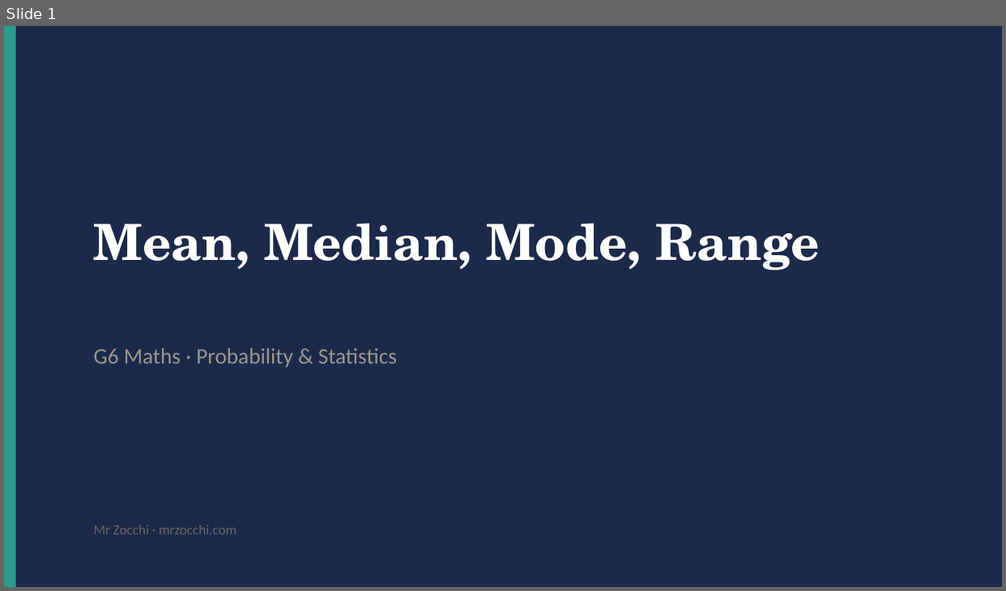
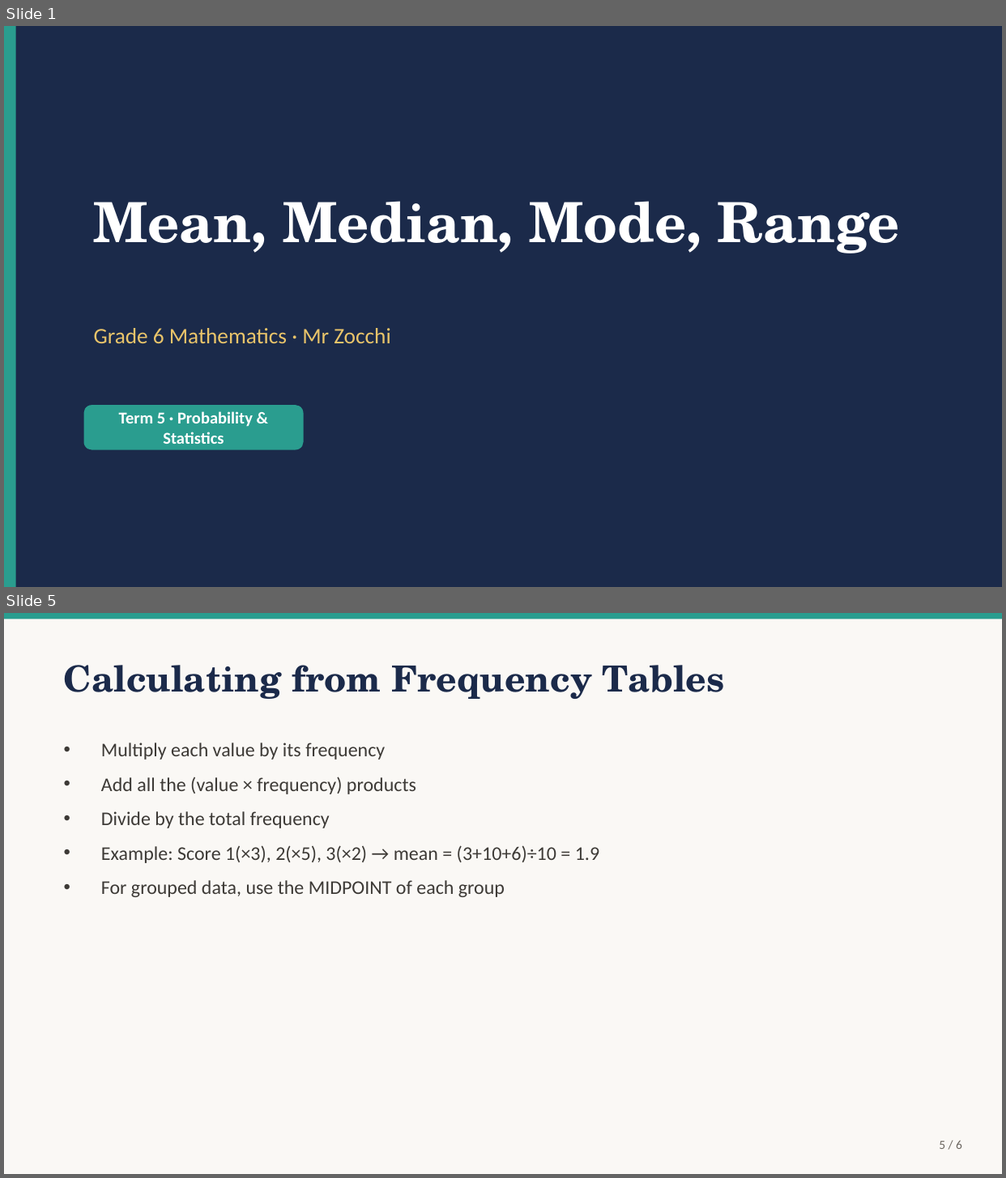
Before and after one commit to briscorey/mrzocchi, a slide deck: static/ppts/G6_Math_T5_Averages.pptx. Shown one above the other, each under a label of ours: slide 1 before the commit, slides 1 and 5 after it; the slides between them are not shown. The pictures are 1006x591 and 1006x1178 pixels, drawn with LibreOffice and Linux fonts; fonts in the diff are those of the drawing. Boxes give left, top, right and bottom in pixels: in the first picture for what was removed or moved away, otherwise in the second. Text is boxed around its words. In the diff, an @@ line names an element or a change of style, - is before the commit and + after.

Commit message:
feat: 60 real PowerPoints for all G6 Science and Maths
Complete set of educational presentations with real content:

G6 SCIENCE (30 PPTs):
T1 Scientific Skills: Lab Safety, Scientific Method, Variables,
   Measurement & Units, Data & Graphs, Full Revision
T2 Chemistry: Particle Model, States of Matter, Changes of State,
   Mixtures & Solutions, Separating Mixtures, Full Revision
T3 Earth Science: Earth's Layers, Convection Currents, Plate
   Boundaries, Continental Drift, Earthquakes & Volcanoes, Full Revision
T4 Ecology: Ecosystems & Habitats, Food Chains & Webs, Adaptations,
   Human Impact, Biodiversity, Full Revision
T5 Space Science: Solar System, Earth/Sun/Moon, Seasons & Axial Tilt,
   Day & Night, Space Exploration, Full Revision

G6 MATHS (30 PPTs):
T1 Number Sense: Place Value, Rounding & Estimation, BIDMAS,
   Negative Numbers, Factors/Multiples/Primes, Full Revision
T2 Fractions & Decimals: Understanding Fractions, Equivalent &
   Simplifying, Adding/Subtracting, Multiplying/Dividing,
   Decimals & Percentages, Full Revision
T3 Geometry: Perimeter, Area, Surface Area, Volume, Capacity,
   Full Revision
T4 Algebra: Expressions, Substitution, One-Step Equations,
   Two-Step Equations, Sequences & Patterns, Full Revision
T5 Probability & Statistics: Collecting Data, Averages,
   Charts & Graphs, Probability Basics, Experimental vs
   Theoretical, Full Revision

DESIGN: Navy/teal/gold palette matching mrzocchi.com.
4 slide layouts: big-idea, cards (2-3 grid), two-column, default.
Title slide + 3-4 content slides + summary slide per topic.
Total: ~300 slides across 60 presentations.

```diff
--- a/static/ppts/G6_Math_T5_Averages.pptx
+++ b/static/ppts/G6_Math_T5_Averages.pptx
@@ slide 5 added at bbox=[4, 613, 1002, 1174], background #FAF8F5 @@
@@ rectangle added at bbox=[4, 613, 1002, 619], fill #2A9D8F @@
@@ text added at bbox=[64, 665, 725, 699], 26 pt, text #1B2A4A, bold @@
+Calculating from Frequency Tables
@@ text added at bbox=[101, 743, 599, 897], 14 pt, text #3D3A36 @@
+• Multiply each value by its frequency
+• Add all the (value × frequency) products
+• Divide by the total frequency
+• Example: Score 1(×3), 2(×5), 3(×2) → mean = (3+10+6)÷10 = 1.9
+• For grouped data, use the MIDPOINT of each group
@@ text added at bbox=[939, 1140, 962, 1149], 9 pt, text #6B6660 @@
+5 / 6
@@ slide 1 changed as well @@
@@ text "Mean, Median, Mode, Range": place and size @@
-text "Mean, Median, Mode, Range" at bbox=[94, 223, 820, 271]
+text "Mean, Median, Mode, Range" at bbox=[94, 201, 900, 254]
@@ text "Mean, Median, Mode, Range" at bbox=[94, 201, 900, 254]: size 36 to 40 pt @@
@@ text at bbox=[94, 328, 390, 344]: text changed; text colour #9B9690 to #E9C46A @@
-G6 Maths · Probability & Statistics
+Grade 6 Mathematics · Mr Zocchi
@@ rounded rectangle added at bbox=[84, 405, 304, 450], fill #2A9D8F @@
@@ text added at bbox=[119, 412, 253, 444], 12 pt, text #FFFFFF, bold @@
+Term 5 · Probability & Statistics
@@ text removed at bbox=[94, 525, 236, 535] @@
-Mr Zocchi · mrzocchi.com
```
Also in this commit, not shown: 4 other slides added, 3 slides removed, 59 other files.
